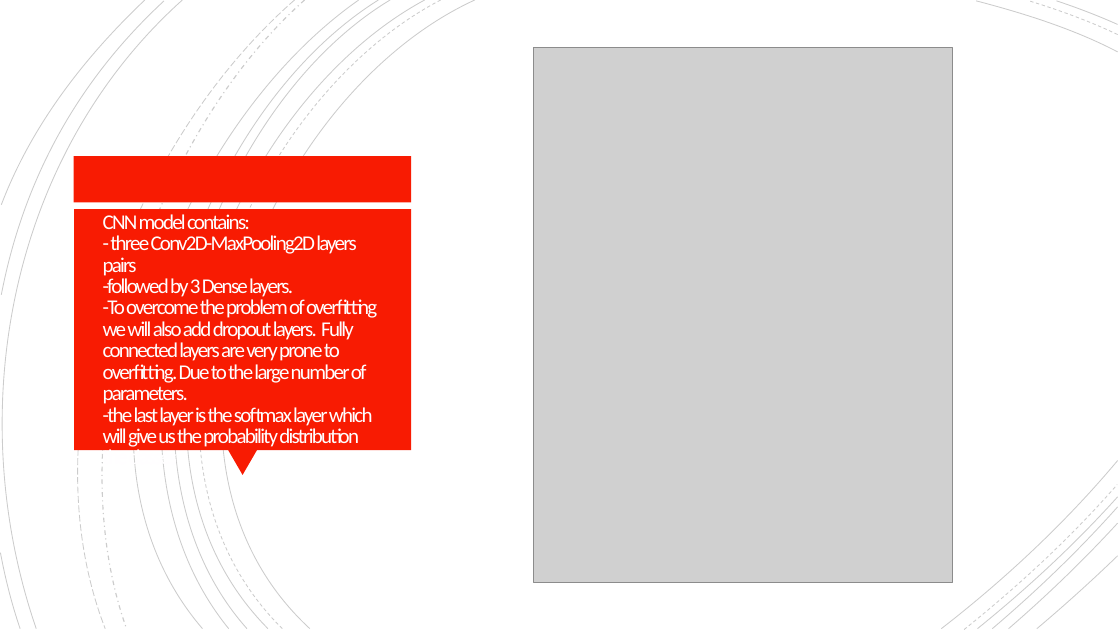
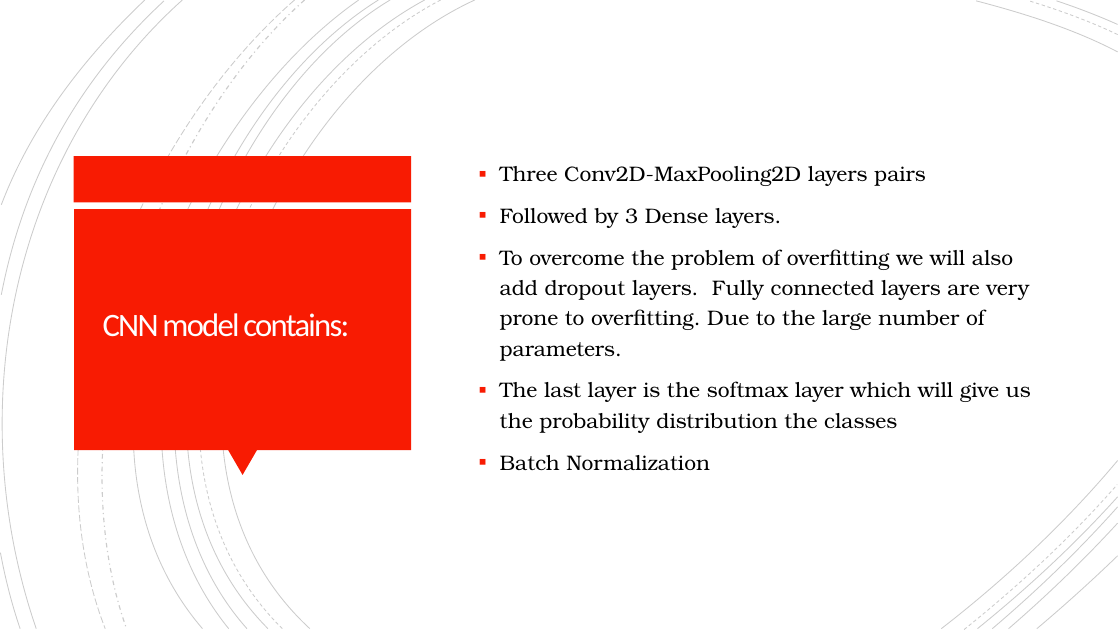
Before and after one commit to Kaoutar-Nahli/Early-Fire-Detection, a slide deck: slide 7 of deep-learning-fire-detection.pptx. Drawn at 1120x630 pixels with LibreOffice and Linux fonts; fonts in the diff are those of the drawing; grey boxes stand for pictures. Boxes give left, top, right and bottom in pixels: in the first picture for what was removed or moved away, otherwise in the second. Text is boxed around its words. In the diff, an @@ line names an element or a change of style, - is before the commit and + after.

Commit message:
presentation completed, too much text

```diff
--- a/deep-learning-fire-detection.pptx
+++ b/deep-learning-fire-detection.pptx
@@ picture removed at [534, 48, 953, 583] @@
@@ text added at [500, 166, 1031, 470], 18 pt, text #000000 @@
+▪ Three Conv2D-MaxPooling2D layers pairs
+▪ Followed by 3 Dense layers.
+▪ To overcome the problem of overfitting we will also add dropout layers. Fully connected layers are very prone to overfitting. Due to the large number of parameters.
+▪ The last layer is the softmax layer which will give us the probability distribution the classes
+▪ Batch Normalization
@@ title at [103, 313, 349, 337]: text changed; size 18 to 28 pt @@
-CNN model contains:
-- three Conv2D-MaxPooling2D layers pairs
--followed by 3 Dense layers.
--To overcome the problem of overfitting we will also add dropout layers. Fully connected layers are very prone to overfitting. Due to the large number of parameters.
--the last layer is the softmax layer which will give us the probability distribution the classes
+CNN model contains:
```
Also in this commit, not shown: 11 other slides changed, 8 slides added, 7 slides removed.
